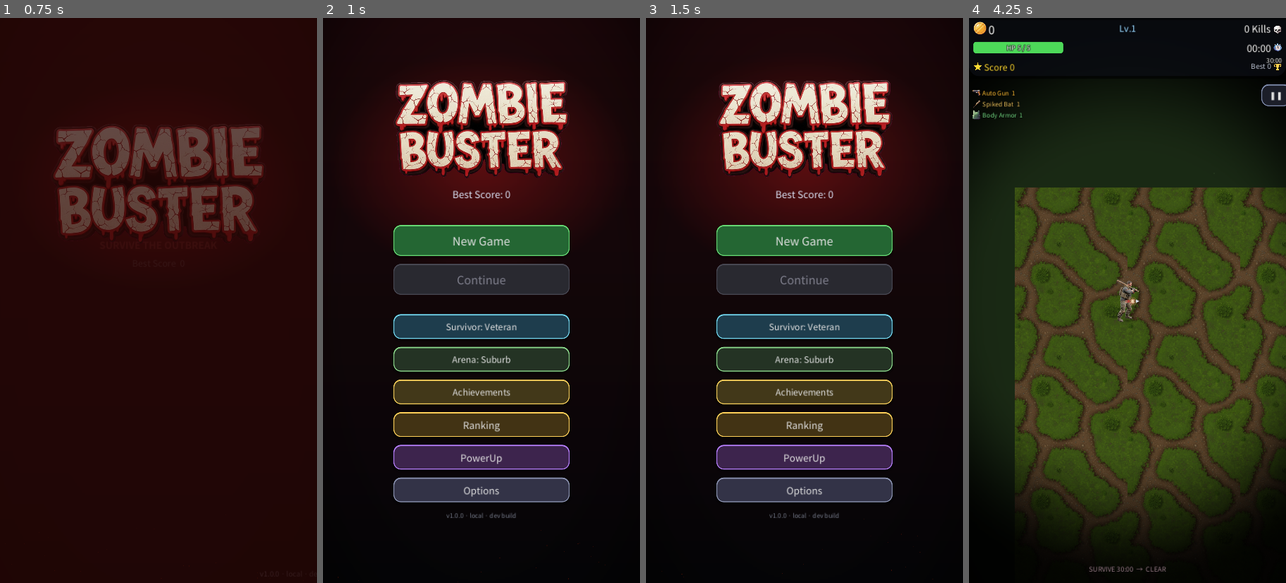
Above: before the commit, frames 1-4 (left to right).
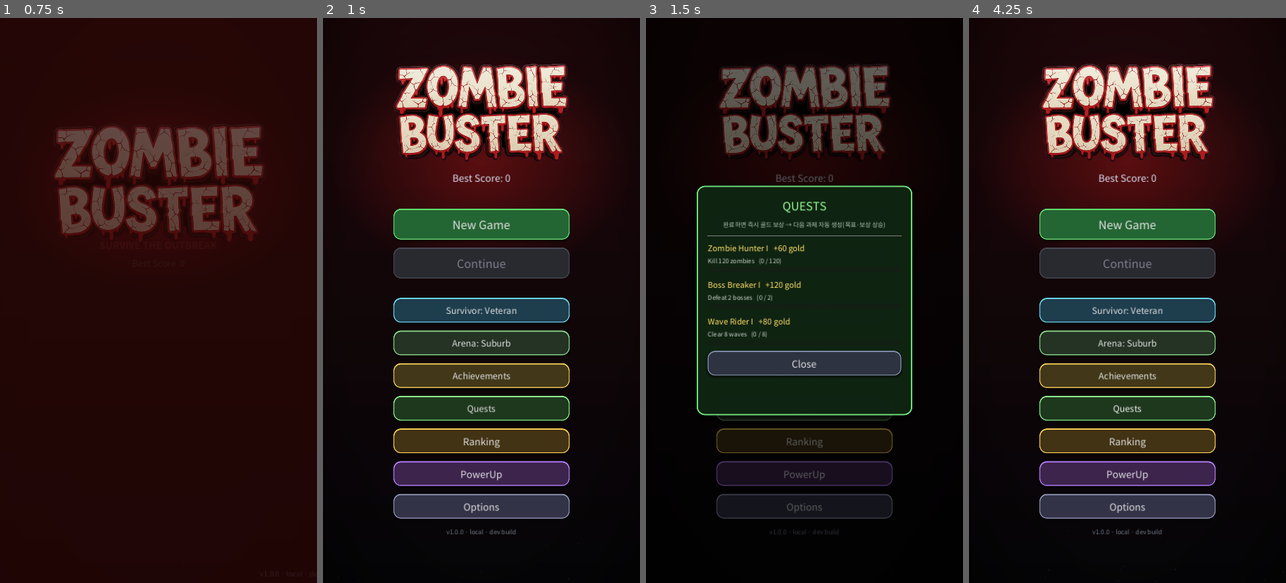
Above: after the commit, the same moments.

Repository: kosj/game_action_defence
Game: Godot game, scene res://scenes/TitleScreen.tscn
The game is run twice, just before and just after one commit, with the same random seed, the same clock (stepped at 60 frames per second) and the same inputs. Sound files missing from this copy of the repository are replaced by a short silence.
Inputs (mouse positions are in pixels of both pictures, inside the frame that each line leads up to):
- Up to frame 1 (0.75 s): tap Enter at 0.5 s; move the mouse to (228, 272) at 0.52 s; click (228, 272) at 0.67 s
- Up to frame 2 (1 s): no input
- Up to frame 3 (1.5 s): click (804, 407) at 1.25 s, where only the run after the commit has a clickable "Quests"
- Up to frame 4 (4.25 s): click "New Game" at 2 s; click "New Game" at 2.75 s; click (1251, 46) at 3.5 s, where only the run before the commit has a clickable "Skip"

Frame 1 is identical in both runs. In frame 2, 32% of the frame differs, in the area x 22-78%, y 8-92%; in frame 3, 47%; in frame 4, 68%, in the area x 0-100%, y 0-100%.

Commit message:
Add endless escalating quest system with rewards
New QuestManager (autoload): endless quests across tracks (kills /
bosses / waves). Completing a quest grants meta gold immediately and
auto-generates the next tier — both the goal and the reward grow each
tier, so it never ends and rewards keep improving.

- QuestManager: per-track tier + counter, formula-based goal/reward,
  persisted to user://quests.save; listens to Events (zombie_killed,
  boss_died, wave_complete).
- Events: new quest_completed(title, reward) signal.
- HUD: quest-completion toast (shared toast helper) showing the reward.
- MainMenu: Quests panel + button — active quests with progress bars
  and the next reward.

Co-Authored-By: Claude Opus 4.8 <noreply@anthropic.com>
Claude-Session: https://claude.ai/code/session_01CGDKLmv2BxdFp7Sn7aQ7ZR

Diff:
--- a/project.godot
+++ b/project.godot
@@ -24,6 +24,7 @@
 MetaManager="*res://scripts/MetaManager.gd"
 CharacterManager="*res://scripts/CharacterManager.gd"
 AchievementManager="*res://scripts/AchievementManager.gd"
+QuestManager="*res://scripts/QuestManager.gd"
 ThemeManager="*res://scripts/ThemeManager.gd"
 RankingManager="*res://scripts/RankingManager.gd"
 AdManager="*res://scripts/AdManager.gd"
--- a/scripts/Events.gd
+++ b/scripts/Events.gd
@@ -83,6 +83,7 @@
 signal evolution_offer          # 진화 보물상자 개봉 — LevelUpPanel 이 진화 선택지를 띄운다
 signal elite_pack               # 예약 엘리트 팩 등장(주기적) — 진화 상자 드롭 트리거
 signal achievement_unlocked(title: String)   # 도전과제 달성 — HUD 토스트 알림
+signal quest_completed(title: String, reward: int)   # 끝없는 과제 완료 — HUD 토스트 + 메타 골드 보상
 
 var total_gold: int = 0
 var total_kills: int = 0
--- a/scripts/HUD.gd
+++ b/scripts/HUD.gd
@@ -130,6 +130,7 @@
 	Events.inventory_changed.connect(_on_inventory_changed)
 	Events.game_won.connect(_on_game_won)
 	Events.achievement_unlocked.connect(_on_achievement_unlocked)
+	Events.quest_completed.connect(_on_quest_completed)
 	restart_button.pressed.connect(_on_restart_pressed)
 	main_menu_button.pressed.connect(_on_main_menu_pressed)
 	AdManager.rewarded_granted.connect(_on_rewarded_granted)
@@ -269,13 +270,24 @@
 ## 도전과제 달성 토스트 — 화면 상단 중앙에 잠깐 떴다 사라진다(코드로 즉석 생성).
 func _on_achievement_unlocked(title: String) -> void:
 	SoundManager.play("gold", 0.0, 1.4)   # 달성 보상 하이톤 차임
+	_show_toast("🏆  %s" % title, Color(1.0, 0.85, 0.35), 150.0)
+
+
+## 끝없는 과제 완료 — 보상 골드를 함께 표시(살짝 아래에 띄워 도전과제 토스트와 겹치지 않게).
+func _on_quest_completed(title: String, reward: int) -> void:
+	SoundManager.play("gold", 0.0, 1.5)
+	_show_toast("💰  Quest: %s   +%d gold" % [title, reward], Color(0.6, 1.0, 0.6), 190.0)
+
+
+## 화면 상단 중앙에 잠깐 떠오르는 토스트 알림(달성/과제 공용).
+func _show_toast(text: String, col: Color, from_y: float) -> void:
 	var toast := Label.new()
-	toast.text = "🏆  %s" % title
+	toast.text = text
 	toast.set_anchors_preset(Control.PRESET_CENTER_TOP)
-	toast.offset_top = 150.0
+	toast.offset_top = from_y
 	toast.horizontal_alignment = HORIZONTAL_ALIGNMENT_CENTER
 	toast.add_theme_font_size_override("font_size", 22)
-	toast.add_theme_color_override("font_color", Color(1.0, 0.85, 0.35))
+	toast.add_theme_color_override("font_color", col)
 	toast.add_theme_color_override("font_outline_color", Color(0, 0, 0, 0.9))
 	toast.add_theme_constant_override("outline_size", 4)
 	toast.mouse_filter = Control.MOUSE_FILTER_IGNORE
@@ -283,7 +295,7 @@
 	add_child(toast)
 	var tw := create_tween()
 	tw.tween_property(toast, "modulate:a", 1.0, 0.25)
-	tw.parallel().tween_property(toast, "offset_top", 120.0, 0.25).set_trans(Tween.TRANS_BACK).set_ease(Tween.EASE_OUT)
+	tw.parallel().tween_property(toast, "offset_top", from_y - 30.0, 0.25).set_trans(Tween.TRANS_BACK).set_ease(Tween.EASE_OUT)
 	tw.tween_interval(2.0)
 	tw.tween_property(toast, "modulate:a", 0.0, 0.5)
 	tw.tween_callback(toast.queue_free)
--- a/scripts/MainMenu.gd
+++ b/scripts/MainMenu.gd
@@ -52,6 +52,11 @@
 var _ach_dim: ColorRect
 var _ach_panel: PanelContainer
 var _ach_rows: Array = []        # [{ "label": Label, "a": AchievementData }]
+
+var _quest_btn: Button
+var _quest_dim: ColorRect
+var _quest_panel: PanelContainer
+var _quest_list: VBoxContainer
 
 # ── 테마(아레나) 선택 오버레이 ──
 var _theme_btn: Button
@@ -194,6 +199,14 @@
 	_ach_btn.pressed.connect(_on_achievements_pressed)
 	box.add_child(_ach_btn)
 
+	_quest_btn = Button.new()
+	_quest_btn.text = "Quests"
+	_quest_btn.custom_minimum_size = Vector2(300, 56)
+	_quest_btn.add_theme_font_size_override("font_size", 20)
+	_UIStyle.apply_button_style(_quest_btn, Color(0.12, 0.22, 0.12), Color(0.55, 0.95, 0.55))
+	_quest_btn.pressed.connect(_on_quests_pressed)
+	box.add_child(_quest_btn)
+
 	_rank_btn = Button.new()
 	_rank_btn.custom_minimum_size = Vector2(300, 56)
 	_rank_btn.add_theme_font_size_override("font_size", 22)
@@ -230,6 +243,7 @@
 	_build_character_panel()
 	_refresh_char_button()
 	_build_achievement_panel()
+	_build_quest_panel()
 	_build_theme_panel()
 	_refresh_theme_button()
 
@@ -656,6 +670,112 @@
 func _on_achievements_close() -> void:
 	_ach_dim.visible = false
 	_ach_panel.visible = false
+
+
+# ── 끝없는 과제(Quests) 패널 — 현재 활성 과제 + 진행 + 다음 보상 표시 ──────────
+func _build_quest_panel() -> void:
+	_quest_dim = ColorRect.new()
+	_quest_dim.set_anchors_preset(Control.PRESET_FULL_RECT)
+	_quest_dim.color = Color(0, 0, 0, 0.6)
+	_quest_dim.mouse_filter = Control.MOUSE_FILTER_STOP
+	_quest_dim.visible = false
+	_quest_dim.gui_input.connect(func(e: InputEvent):
+		if e is InputEventScreenTouch and e.pressed or e is InputEventMouseButton and e.pressed:
+			_on_quests_close())
+	add_child(_quest_dim)
+
+	_quest_panel = PanelContainer.new()
+	_quest_panel.anchor_left = 0.5
+	_quest_panel.anchor_right = 0.5
+	_quest_panel.anchor_top = 0.5
+	_quest_panel.anchor_bottom = 0.5
+	_quest_panel.offset_left = -245.0
+	_quest_panel.offset_right = 245.0
+	_quest_panel.offset_top = -260.0
+	_quest_panel.offset_bottom = 260.0
+	_quest_panel.add_theme_stylebox_override("panel", _UIStyle.panel(Color(0.06, 0.14, 0.07, 0.98), Color(0.45, 0.9, 0.5)))
+	_quest_panel.visible = false
+	add_child(_quest_panel)
+
+	var margin := MarginContainer.new()
+	for m in ["left", "right", "top", "bottom"]:
+		margin.add_theme_constant_override("margin_" + m, 22)
+	_quest_panel.add_child(margin)
+
+	var vb := VBoxContainer.new()
+	vb.add_theme_constant_override("separation", 12)
+	margin.add_child(vb)
+
+	var title := Label.new()
+	title.text = "QUESTS"
+	title.horizontal_alignment = HORIZONTAL_ALIGNMENT_CENTER
+	title.add_theme_font_size_override("font_size", 26)
+	title.add_theme_color_override("font_color", Color(0.6, 1.0, 0.6))
+	vb.add_child(title)
+
+	var hint := Label.new()
+	hint.text = "완료하면 즉시 골드 보상 → 다음 과제 자동 생성(목표·보상 상승)"
+	hint.horizontal_alignment = HORIZONTAL_ALIGNMENT_CENTER
+	hint.autowrap_mode = TextServer.AUTOWRAP_WORD_SMART
+	hint.custom_minimum_size = Vector2(440, 0)
+	hint.add_theme_font_size_override("font_size", 14)
+	hint.add_theme_color_override("font_color", Color(0.7, 0.78, 0.72))
+	vb.add_child(hint)
+
+	vb.add_child(HSeparator.new())
+
+	_quest_list = VBoxContainer.new()
+	_quest_list.add_theme_constant_override("separation", 14)
+	vb.add_child(_quest_list)
+
+	var close := Button.new()
+	close.text = "Close"
+	close.custom_minimum_size = Vector2(0, 52)
+	close.add_theme_font_size_override("font_size", 22)
+	_UIStyle.apply_button_style(close, Color(0.18, 0.20, 0.26), Color(0.5, 0.55, 0.65))
+	close.pressed.connect(_on_quests_close)
+	vb.add_child(close)
+
+
+## 활성 과제를 매번 새로 그린다(티어가 바뀌므로 재생성이 간단·정확).
+func _refresh_quests() -> void:
+	for c in _quest_list.get_children():
+		c.queue_free()
+	for q in QuestManager.active_quests():
+		var row := VBoxContainer.new()
+		row.add_theme_constant_override("separation", 3)
+
+		var head := Label.new()
+		head.text = "%s   +%d gold" % [q["title"], int(q["reward"])]
+		head.add_theme_font_size_override("font_size", 18)
+		head.add_theme_color_override("font_color", Color(1.0, 0.88, 0.4))
+		row.add_child(head)
+
+		var desc := Label.new()
+		desc.text = "%s   (%d / %d)" % [q["desc"], int(q["current"]), int(q["goal"])]
+		desc.add_theme_font_size_override("font_size", 14)
+		desc.add_theme_color_override("font_color", Color(0.78, 0.82, 0.78))
+		row.add_child(desc)
+
+		var bar := ProgressBar.new()
+		bar.custom_minimum_size = Vector2(440, 12)
+		bar.max_value = maxf(1.0, float(q["goal"]))
+		bar.value = float(q["current"])
+		bar.show_percentage = false
+		row.add_child(bar)
+
+		_quest_list.add_child(row)
+
+
+func _on_quests_pressed() -> void:
+	_refresh_quests()
+	_quest_dim.visible = true
+	_quest_panel.visible = true
+
+
+func _on_quests_close() -> void:
+	_quest_dim.visible = false
+	_quest_panel.visible = false
 
 
 func _on_ach_dim_input(event: InputEvent) -> void:
--- /dev/null
+++ b/scripts/QuestManager.gd
@@ -0,0 +1,131 @@
+extends Node
+## 끝없는 과제(퀘스트) 시스템 (Autoload "QuestManager").
+## 여러 트랙(처치/보스/웨이브)마다 "현재 과제"가 하나씩 있고, 달성하면 즉시 메타 골드 보상을 주고
+## 다음 티어 과제를 자동 생성한다 — 목표치도, 보상도 티어마다 커진다(끝없이 반복·성장).
+## 진행/티어는 user://quests.save 에 보존. 완료 시 Events.quest_completed 로 HUD 토스트 알림.
+
+const SAVE_PATH := "user://quests.save"
+
+## 트랙 정의(구조는 고정, 티어는 공식으로 무한 생성).
+##  metric: 누적 지표 / base_goal·goal_mul: 티어별 목표 / base_reward·reward_mul: 티어별 보상.
+const TRACKS := [
+	{"id": "kills",  "metric": "kills",  "title": "Zombie Hunter", "verb": "Kill",   "unit": "zombies",
+		"base_goal": 120, "goal_mul": 1.65, "base_reward": 60,  "reward_mul": 1.5},
+	{"id": "bosses", "metric": "bosses", "title": "Boss Breaker",  "verb": "Defeat", "unit": "bosses",
+		"base_goal": 2,   "goal_mul": 1.8,  "base_reward": 120, "reward_mul": 1.6},
+	{"id": "waves",  "metric": "waves",  "title": "Wave Rider",    "verb": "Clear",  "unit": "waves",
+		"base_goal": 8,   "goal_mul": 1.6,  "base_reward": 80,  "reward_mul": 1.5},
+]
+
+var _tier: Dictionary = {}      # track id -> 현재 티어(0-based, 완료한 과제 수)
+var _count: Dictionary = {}     # track id -> 현재 과제 진행 카운터(완료 시 목표만큼 차감)
+var _dirty: bool = false
+
+
+func _ready() -> void:
+	for t in TRACKS:
+		_tier[t["id"]] = 0
+		_count[t["id"]] = 0
+	_load()
+	Events.zombie_killed.connect(func(): _advance("kills", 1))
+	Events.boss_died.connect(func(): _advance("bosses", 1))
+	Events.wave_complete.connect(func(_w: int): _advance("waves", 1))
+	Events.player_died.connect(_flush)
+
+
+## 티어별 목표치 / 보상(공식). 티어가 오를수록 둘 다 커진다.
+func _goal(t: Dictionary, tier: int) -> int:
+	return int(round(float(t["base_goal"]) * pow(t["goal_mul"], tier)))
+
+
+func _reward(t: Dictionary, tier: int) -> int:
+	return int(round(float(t["base_reward"]) * pow(t["reward_mul"], tier)))
+
+
+func _track(id: String) -> Dictionary:
+	for t in TRACKS:
+		if t["id"] == id:
+			return t
+	return {}
+
+
+## 지표 증가 → 현재 과제 목표 도달분을 모두 완료 처리(연쇄 완료 대비 while).
+func _advance(id: String, n: int) -> void:
+	var t := _track(id)
+	if t.is_empty():
+		return
+	_count[id] = int(_count[id]) + n
+	_dirty = true
+	while int(_count[id]) >= _goal(t, int(_tier[id])):
+		_complete(t)
+
+
+func _complete(t: Dictionary) -> void:
+	var id: String = t["id"]
+	var tier: int = int(_tier[id])
+	var goal := _goal(t, tier)
+	var reward := _reward(t, tier)
+	_count[id] = int(_count[id]) - goal
+	_tier[id] = tier + 1
+	MetaManager.reward_gold(reward)   # 메타 은행에 즉시 적립
+	# 완료한 과제 이름 + 보상 통지(HUD 토스트).
+	Events.quest_completed.emit("%s %s" % [t["title"], _roman(tier + 1)], reward)
+	_save()   # 보상 유실 방지 — 완료 즉시 저장
+
+
+## 현재 활성 과제 목록(메인 메뉴 표시용): [{title, desc, current, goal, reward}].
+func active_quests() -> Array:
+	var out: Array = []
+	for t in TRACKS:
+		var id: String = t["id"]
+		var tier: int = int(_tier[id])
+		var goal := _goal(t, tier)
+		out.append({
+			"title": "%s %s" % [t["title"], _roman(tier + 1)],
+			"desc": "%s %d %s" % [t["verb"], goal, t["unit"]],
+			"current": mini(int(_count[id]), goal),
+			"goal": goal,
+			"reward": _reward(t, tier),
+		})
+	return out
+
+
+## 간단 로마 숫자(티어 라벨용). 범위를 벗어나면 숫자로.
+func _roman(n: int) -> String:
+	const R := ["", "I", "II", "III", "IV", "V", "VI", "VII", "VIII", "IX", "X",
+		"XI", "XII", "XIII", "XIV", "XV", "XVI", "XVII", "XVIII", "XIX", "XX"]
+	return R[n] if n >= 0 and n < R.size() else str(n)
+
+
+func _flush() -> void:
+	if _dirty:
+		_save()
+
+
+func _save() -> void:
+	var f := FileAccess.open(SAVE_PATH, FileAccess.WRITE)
+	if f == null:
+		return
+	f.store_string(JSON.stringify({"tier": _tier, "count": _count}))
+	f.close()
+	_dirty = false
+
+
+func _load() -> void:
+	if not FileAccess.file_exists(SAVE_PATH):
+		return
+	var f := FileAccess.open(SAVE_PATH, FileAccess.READ)
+	if f == null:
+		return
+	var parsed = JSON.parse_string(f.get_as_text())
+	f.close()
+	if typeof(parsed) != TYPE_DICTIONARY:
+		return
+	var tier = parsed.get("tier", {})
+	var count = parsed.get("count", {})
+	for t in TRACKS:
+		var id: String = t["id"]
+		if typeof(tier) == TYPE_DICTIONARY and tier.has(id):
+			_tier[id] = int(tier[id])
+		if typeof(count) == TYPE_DICTIONARY and count.has(id):
+			_count[id] = int(count[id])
